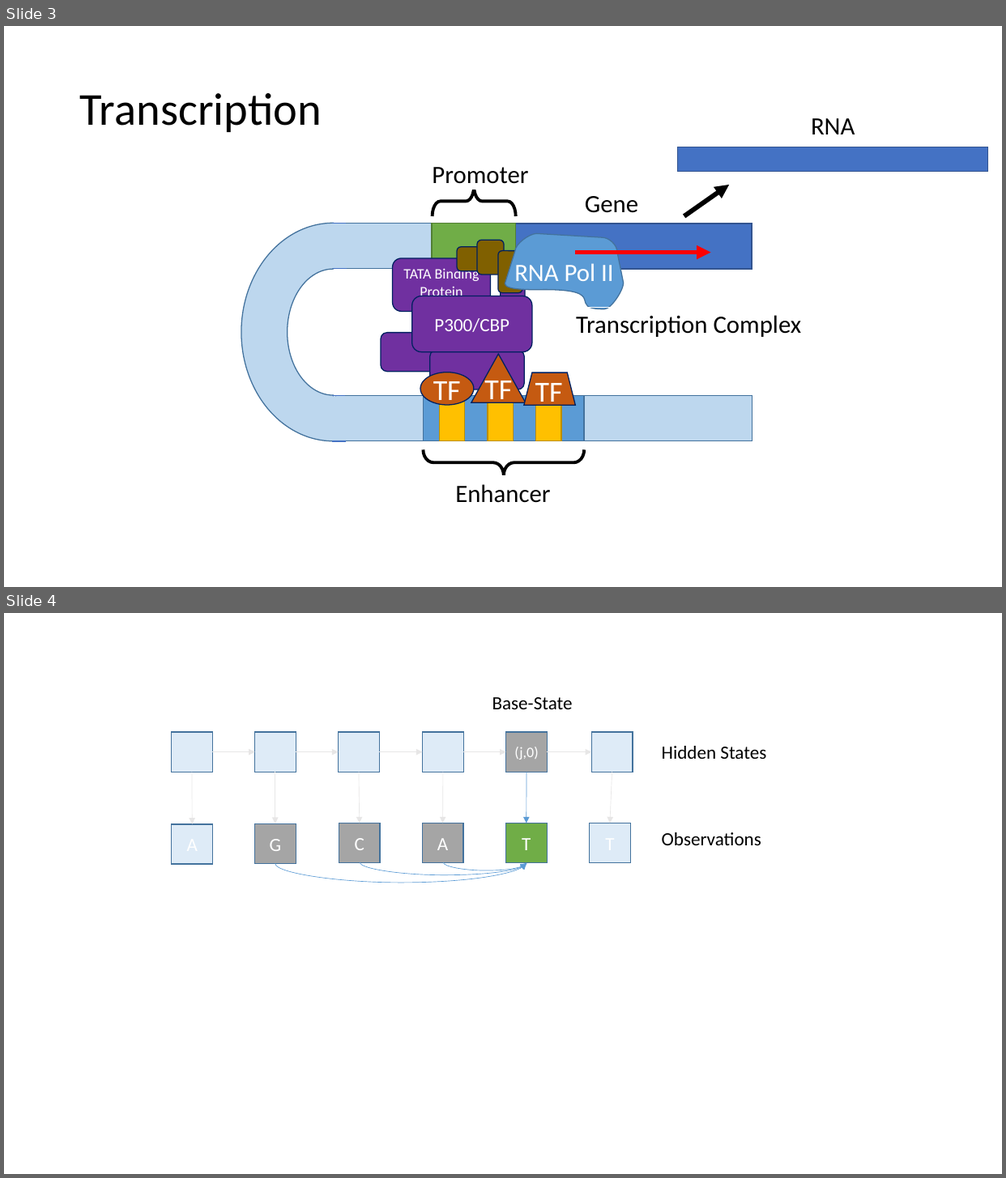
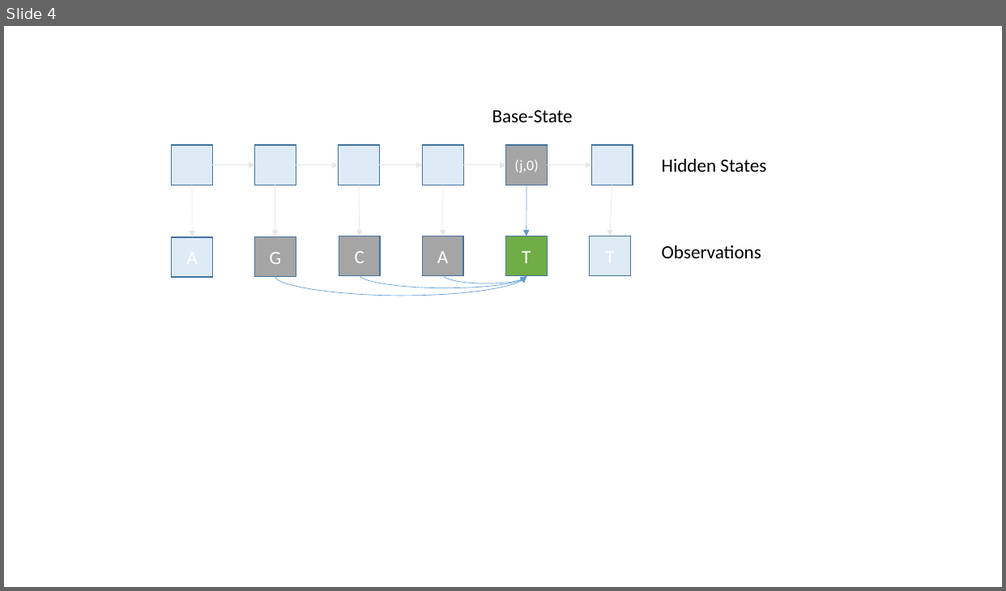
Before and after one commit to David-Taub/HOP-HMM, a slide deck: Help/Figures.pptx. Shown one above the other, each under a label of ours: slides 3 and 4 before the commit, slide 4 after it. The pictures are 1006x1178 and 1006x591 pixels, drawn with LibreOffice and Linux fonts; fonts in the diff are those of the drawing. Boxes give left, top, right and bottom in pixels: in the first picture for what was removed or moved away, otherwise in the second. Text is boxed around its words. In the diff, an @@ line names an element or a change of style, - is before the commit and + after.

```diff
--- a/Help/Figures.pptx
+++ b/Help/Figures.pptx
@@ slide 3 removed at box(4, 26, 1002, 587), background #FFFFFF @@
@@ text removed at box(80, 93, 322, 132) @@
-Transcription
@@ rectangle removed at box(786, 107, 879, 143) @@
-RNA
@@ rectangle removed at box(415, 160, 547, 189) @@
-Promoter
@@ rectangle removed at box(678, 148, 988, 172) @@
@@ right brace removed at box(432, 186, 516, 216) @@
@@ rectangle removed at box(565, 185, 658, 220) @@
-Gene
@@ arrow removed from (684, 216) to (730, 185) @@
@@ rounded rectangle removed at box(477, 240, 504, 275) @@
@@ freeform shape removed at box(505, 233, 623, 309) @@
-RNA Pol II
@@ rounded rectangle removed at box(457, 247, 492, 271) @@
@@ rounded rectangle removed at box(498, 251, 522, 293) @@
@@ arrow removed from (575, 253) to (710, 253) @@
@@ rounded rectangle removed at box(501, 271, 525, 313) @@
@@ group removed at box(381, 258, 532, 390): 4 rounded rectangles @@
-TATA Binding Protein
-P300/CBP
@@ rectangle removed at box(565, 308, 812, 339) @@
-Transcription Complex
@@ triangle removed at box(471, 354, 525, 403) @@
@@ ellipse removed at box(420, 373, 473, 406) @@
@@ text removed at box(433, 382, 461, 408) @@
-TF
@@ text removed at box(484, 375, 512, 407) @@
-TF
@@ trapezoid removed at box(524, 373, 576, 406) @@
@@ text removed at box(535, 383, 563, 409) @@
-TF
@@ group removed at box(241, 223, 752, 442): 9 rectangles, 4 lines, 2 rounded rectangles, 1 arch (boxed as its full ring) @@
@@ right brace removed at box(423, 450, 584, 476) @@
@@ rectangle removed at box(422, 476, 584, 510) @@
-Enhancer
```
Also in this commit, not shown: 1 slide changed, 1 slide added, 4 other files.
